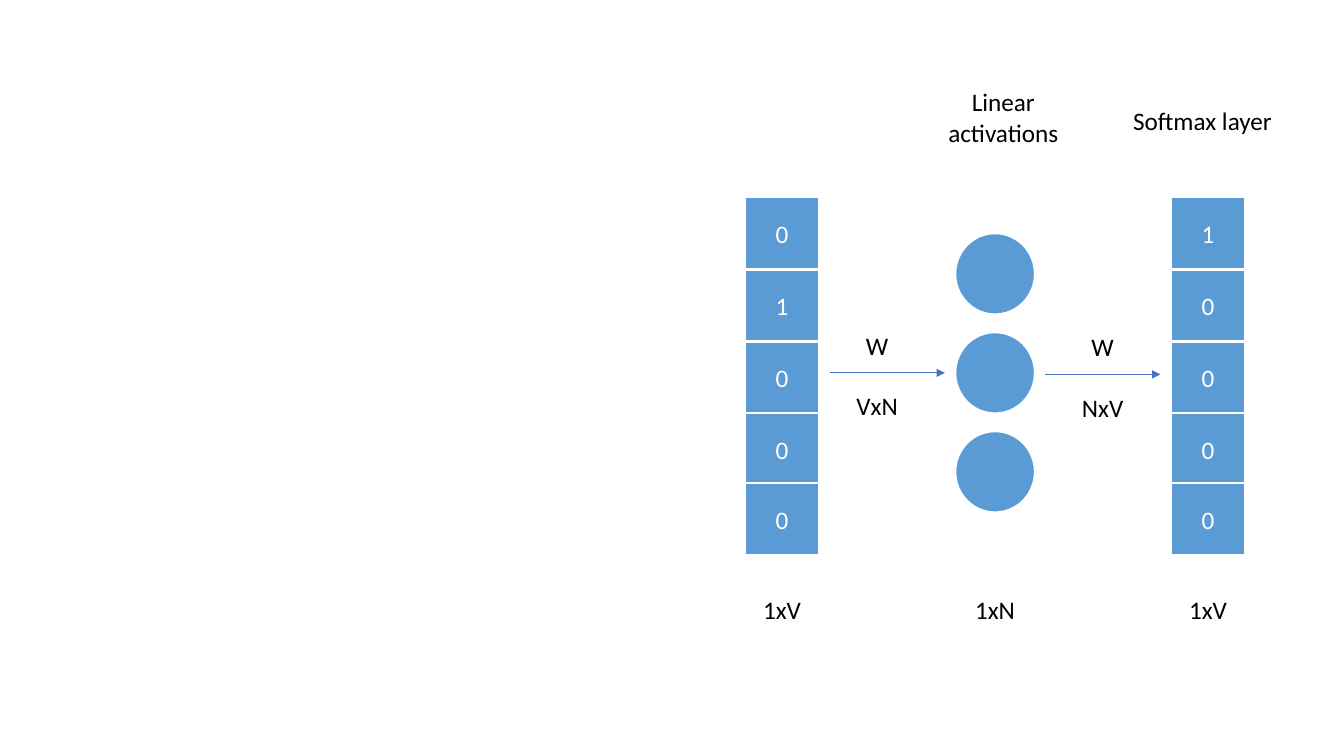
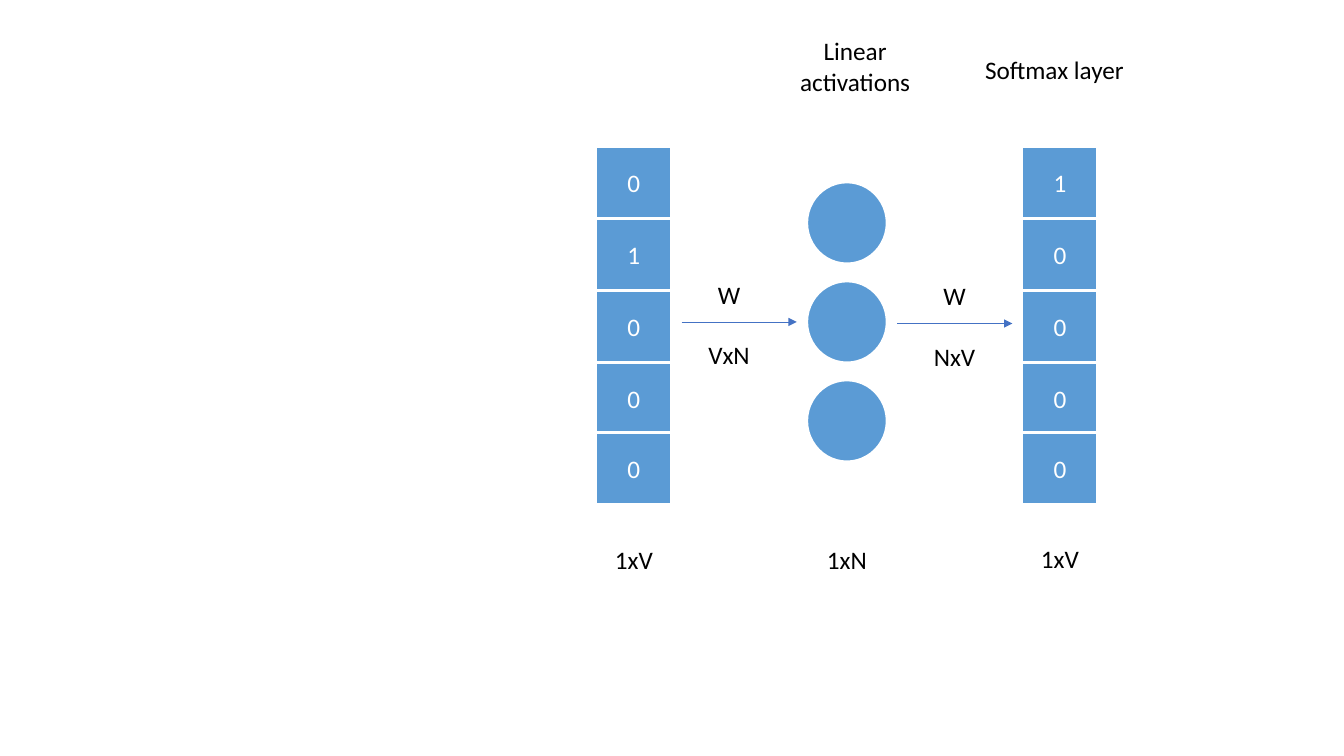
Before and after one commit to cfreemoser/talks, a slide deck: slide 1 of cem/img/vorlagen.pptx. Drawn at 1344x756 pixels with LibreOffice and Linux fonts; fonts in the diff are those of the drawing. Boxes give left, top, right and bottom in pixels: in the first picture for what was removed or moved away, otherwise in the second. Text is boxed around its words. In the diff, an @@ line names an element or a change of style, - is before the commit and + after.

```diff
--- a/cem/img/vorlagen.pptx
+++ b/cem/img/vorlagen.pptx
@@ 10 rectangles, 7 texts, 3 ellipses, 2 arrows: place and size @@
-10 rectangles, 7 texts, 3 ellipses, 2 arrows at (745, 93, 1272, 619)
+10 rectangles, 7 texts, 3 ellipses, 2 arrows at (597, 42, 1124, 569)
```
Also in this commit, not shown: 1 slide added, 5 other files.
